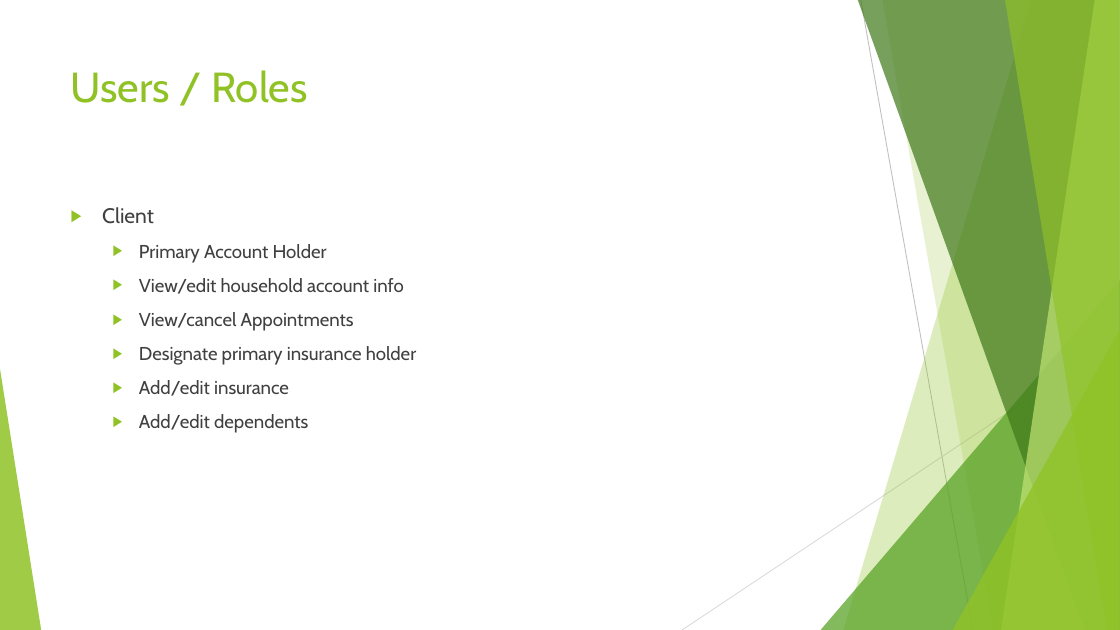
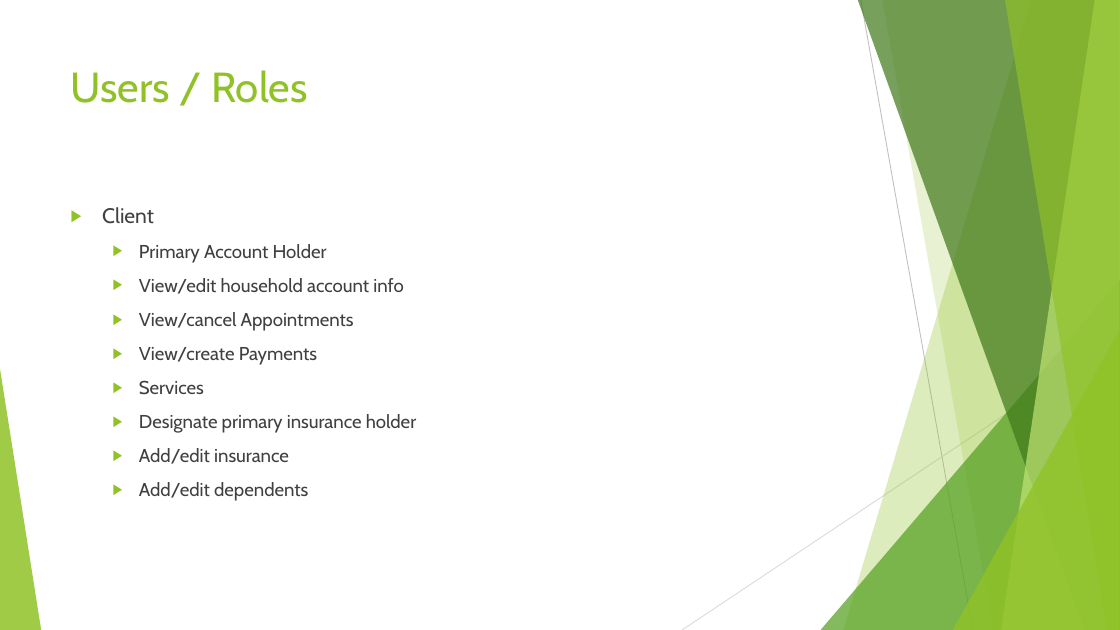
Before and after one commit to franzcatch/Clinic, a slide deck: slide 5 of Docs/Adam Franzen COSC6000 FA2 2016 Presentation 3.pptx. Drawn at 1120x630 pixels with LibreOffice and Linux fonts; fonts in the diff are those of the drawing. Boxes give left, top, right and bottom in pixels: in the first picture for what was removed or moved away, otherwise in the second. Text is boxed around its words. In the diff, an @@ line names an element or a change of style, - is before the commit and + after.

```diff
--- a/Docs/Adam Franzen COSC6000 FA2 2016 Presentation 3.pptx
+++ b/Docs/Adam Franzen COSC6000 FA2 2016 Presentation 3.pptx
@@ text at (x1=139, y1=347, x2=317, y2=395): paragraphs added @@
+  ▶ View/create Payments
+  ▶ Services
```
Also in this commit, not shown: 9 other slides changed, 5 slides added, 3 slides removed, 4 other files.
